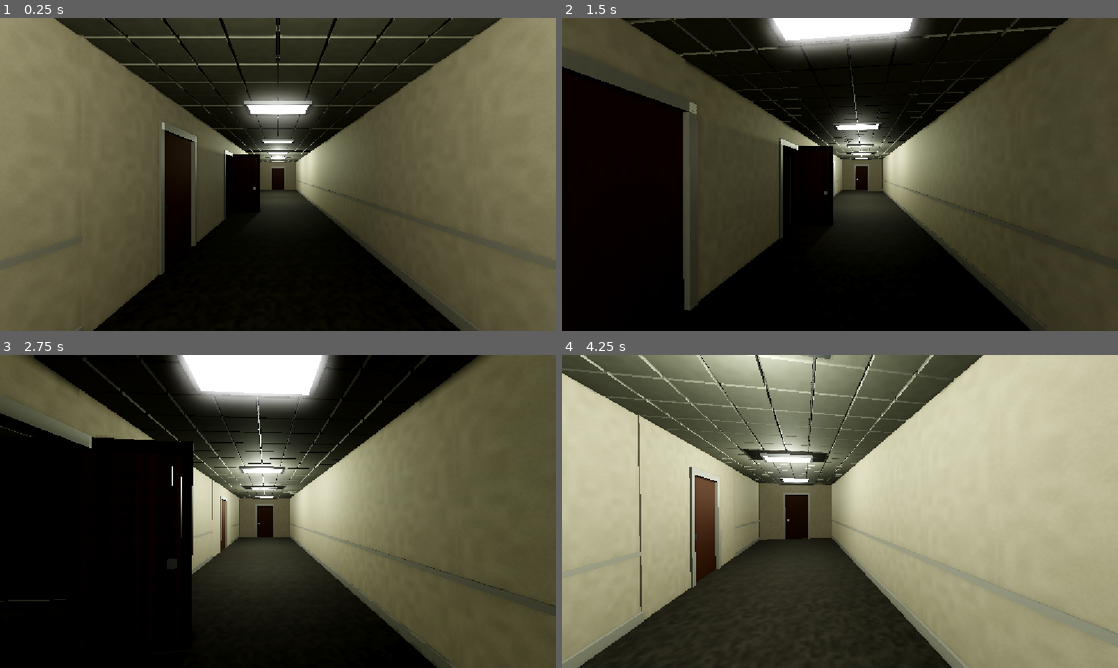
Above: before the commit, frames 1-4 (two rows, left to right).
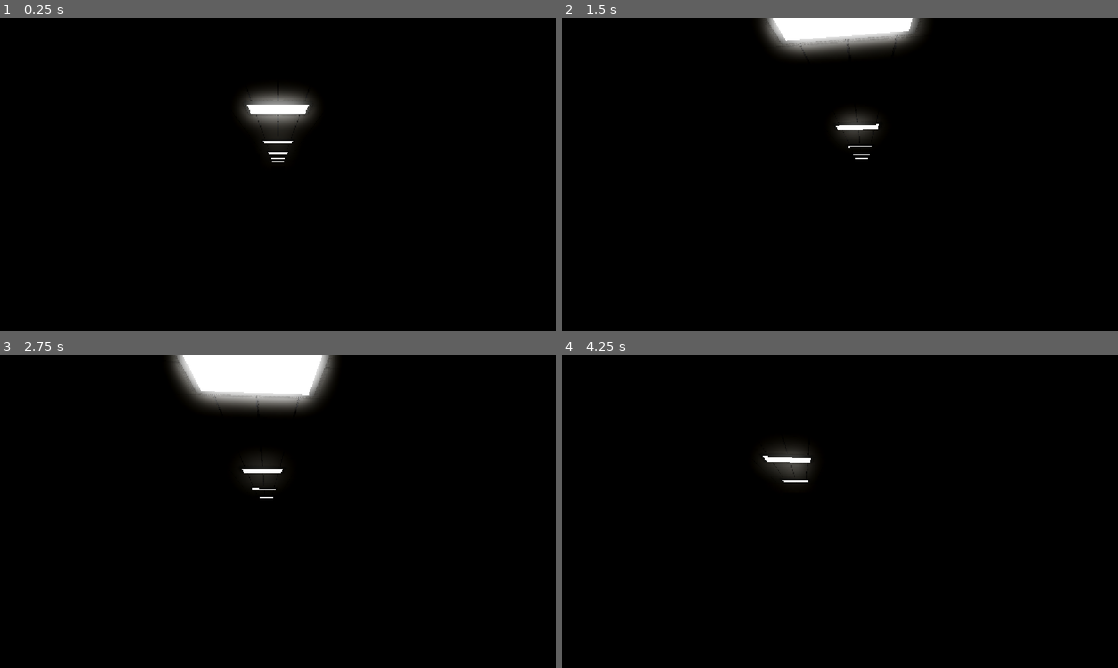
Above: after the commit, the same moments.

Repository: petrospe/floor-404
Game: Godot game, scene res://scenes/office_level.tscn
Two runs of this game, one before a commit and one after it. Both use one fixed random seed, a clock stepped at 60 frames per second and the inputs below.
Inputs (mouse positions are in pixels of both pictures, inside the frame that each line leads up to):
- Up to frame 1 (0.25 s): no input
- Up to frame 2 (1.5 s): tap Enter at 0.5 s; move the mouse to (867, 174) at 0.52 s; hold W from 0.53 s (still down); tap E at 0.6, 1.35 s; move the mouse to (812, 174) at 1.27 s
- Up to frame 3 (2.75 s): keep holding W; move the mouse to (289, 505) at 2.02 s; tap E at 2.1 s
- Up to frame 4 (4.25 s): keep holding W; move the mouse to (834, 517) at 2.77 s; tap E at 2.85, 3.6 s; move the mouse to (878, 514) at 3.52 s

The runs differ from the first frame. In frame 1, 77% of the frame differs, in the area x 0-100%, y 0-100%; in frame 2, 48%; in frame 3, 51%; in frame 4, 99%.

Commit message:
add new objects

Diff:
--- a/godot_project/scripts/elevator_doors.gd
+++ b/godot_project/scripts/elevator_doors.gd
@@ -10,13 +10,11 @@
 var _right_closed := Vector3.ZERO
 
 
-func build(floor_number: String) -> void:
+func build(floor_number: String, outside_z: float) -> void:
 	var steel := _material(Color(0.74, 0.75, 0.77), 0.22, 0.82)
 	var trim := _material(Color(0.55, 0.56, 0.58), 0.4, 0.65)
 	var wall := _material(Color(0.62, 0.63, 0.65), 0.7, 0.15)
-	var dark := _material(Color(0.12, 0.13, 0.14), 0.45, 0.3)
 	var lamp := _material(Color(0.9, 0.92, 0.9), 0.4, 0.0, Color(0.9, 0.95, 0.92), 4.0)
-	var display := _material(Color(0.05, 0.2, 0.12), 0.4, 0.0, Color(0.2, 0.85, 0.4), 2.2)
 
 	_mesh(Vector3(0.58, 1.5, 0.0), Vector3(1.16, 3.0, 0.12), wall)
 	_mesh(Vector3(3.42, 1.5, 0.0), Vector3(1.16, 3.0, 0.12), wall)
@@ -38,21 +36,17 @@
 	_blocker.position = Vector3(2.0, 1.18, 0.0)
 	add_child(_blocker)
 
-	var button := CollisionShape3D.new()
-	var plate := BoxShape3D.new()
-	plate.size = Vector3(0.22, 0.46, 0.08)
-	button.shape = plate
-	button.position = Vector3(3.28, 1.28, -0.08)
-	add_child(button)
-	_mesh(Vector3(3.28, 1.28, -0.09), Vector3(0.18, 0.42, 0.03), trim)
-	_mesh(Vector3(3.28, 1.42, -0.11), Vector3(0.1, 0.05, 0.012), display)
-	for row in range(3):
-		for col in range(2):
-			_mesh(
-				Vector3(3.24 + float(col) * 0.07, 1.16 + float(row) * 0.08, -0.11),
-				Vector3(0.035, 0.035, 0.012),
-				dark
-			)
+	# One call button on the corridor face of the right jamb.
+	var button := _material(Color(0.1, 0.1, 0.11), 0.35, 0.45)
+	var proud := 0.02 if outside_z > 0.0 else -0.02
+	_mesh(Vector3(3.18, 1.18, outside_z), Vector3(0.1, 0.16, 0.018), trim)
+	_mesh(Vector3(3.18, 1.18, outside_z + proud), Vector3(0.045, 0.045, 0.012), button)
+	var press := CollisionShape3D.new()
+	var press_box := BoxShape3D.new()
+	press_box.size = Vector3(0.12, 0.2, 0.06)
+	press.shape = press_box
+	press.position = Vector3(3.18, 1.18, outside_z)
+	add_child(press)
 
 	var number := Label3D.new()
 	number.text = floor_number
--- /dev/null
+++ b/godot_project/scripts/floor_exit.gd
@@ -0,0 +1,15 @@
+extends StaticBody3D
+## Upside-down red EXIT. Interacting fades out and leaves the floor.
+
+var _leaving := false
+
+
+func interact(_interactor: Node = null) -> void:
+	if _leaving:
+		return
+	_leaving = true
+	var overlay := FadeOverlay.find_or_create(get_tree())
+	if overlay != null:
+		await overlay.fade_to(1.0, 0.45)
+	if is_inside_tree():
+		get_tree().quit()
--- a/godot_project/scripts/office_level.gd
+++ b/godot_project/scripts/office_level.gd
@@ -18,12 +18,14 @@
 const TABLE := preload("res://models/office/table.glb")
 const ELEVATOR_DOORS := preload("res://scripts/elevator_doors.gd")
 const ELEVATOR_PANEL := preload("res://scripts/elevator_panel.gd")
+const FLOOR_EXIT := preload("res://scripts/floor_exit.gd")
 
 var _cells: Array[Vector2i] = []
 var _cell_set: Dictionary = {}
 var _concrete: Dictionary = {}
 var _expansion: Dictionary = {}
 var _tall: Dictionary = {}
+var _room_style: Dictionary = {}
 var _overrides: Dictionary = {}
 var _door_flags: Dictionary = {}
 var _geometry: Node3D
@@ -112,9 +114,17 @@
 func _build_shell() -> void:
 	for cell in _cells:
 		var origin := Vector3(cell.x * CELL, 0.0, cell.y * CELL)
-		var floor_scene: PackedScene = CONCRETE if _concrete.has(cell) else CARPET
-		_add(floor_scene, origin)
+		var style: StringName = _room_style.get(cell, &"")
+		if style == &"warm":
+			_tint_rough(_add(CARPET, origin), Color(0.4, 0.26, 0.16))
+		else:
+			var floor_scene: PackedScene = CONCRETE if _concrete.has(cell) or style == &"concrete" else CARPET
+			_add(floor_scene, origin)
 		var ceiling := _add(CEILING, origin)
+		if style == &"concrete":
+			_tint_rough(ceiling, Color(0.5, 0.54, 0.58))
+		elif style == &"warm":
+			_tint_rough(ceiling, Color(0.7, 0.58, 0.42))
 		if _tall.has(cell):
 			ceiling.position.y += 2.6
 
@@ -133,11 +143,11 @@
 				kind = "none" if _cell_set.has(neighbor) else "wall"
 			match kind:
 				"wall":
-					_place_module(WALL, canon_cell, canon_edge)
+					_tint_edge(_place_module(WALL, canon_cell, canon_edge), canon_cell, canon_edge)
 				"window":
-					_place_module(WINDOW, canon_cell, canon_edge)
+					_tint_edge(_place_module(WINDOW, canon_cell, canon_edge), canon_cell, canon_edge)
 				"door":
-					_place_door(canon_cell, canon_edge, key)
+					_tint_edge(_place_door(canon_cell, canon_edge, key), canon_cell, canon_edge)
 				"elevator":
 					pass
 				_:
@@ -154,6 +164,22 @@
 		panel.position = Vector3(cell.x * CELL + 2.0, fixture_y, cell.y * CELL + 2.0)
 		_geometry.add_child(panel)
 		var glow := panel.get_node(^"Glow") as OmniLight3D
+		var style: StringName = _room_style.get(cell, &"")
+		if style != &"":
+			if (cell.x + cell.y) % 2 == 1:
+				glow.visible = false
+				_dim_emissive(panel)
+				continue
+			glow.visible = true
+			glow.shadow_enabled = false
+			glow.omni_range = 12.0
+			if style == &"concrete":
+				glow.light_color = Color(0.6, 0.78, 1.0)
+				glow.light_energy = 1.0
+			else:
+				glow.light_color = Color(1.0, 0.73, 0.42)
+				glow.light_energy = 1.35
+			continue
 		if mode == 2:
 			glow.visible = false
 			_dim_emissive(panel)
@@ -200,6 +226,8 @@
 	_crt_room()
 	_build_elevators()
 	_furnish_half()
+	_scatter_reference_props()
+	_upside_down_exit(Vector3(4.0, 2.15, 227.78))
 
 
 func _break_room() -> void:
@@ -342,6 +370,91 @@
 	_mark(Vector2i(-6, 49), "n", "wall")
 	_mark(Vector2i(-6, 50), "n", "wall")
 	_mark(Vector2i(-6, 50), "e", "elevator")
+	_mark_perimeter_windows()
+	_assign_room_styles()
+
+
+func _mark_perimeter_windows() -> void:
+	# Pairs of night windows along the outer walls, same module as the office hall.
+	for cell in _cells:
+		if cell.x >= -6 and cell.x <= -5 and cell.y >= 24 and cell.y <= 26:
+			continue
+		# Spawn is the south end of the x = 0 corridor. Those walls stay solid.
+		if cell.x == 0 and cell.y <= 5:
+			continue
+		for edge in EDGES:
+			if _cell_set.has(cell + _delta(edge)):
+				continue
+			var kind := _kind_on(cell, edge)
+			if kind == "door" or kind == "elevator" or kind == "window":
+				continue
+			var along := cell.y if edge == "e" or edge == "w" else cell.x
+			if posmod(along, 5) > 1:
+				continue
+			_mark(cell, edge, "window")
+
+
+func _assign_room_styles() -> void:
+	var seen: Dictionary = {}
+	for cell in _cells:
+		if _skip_furnish(cell) or seen.has(cell):
+			continue
+		var room: Array[Vector2i] = []
+		var stack: Array[Vector2i] = [cell]
+		seen[cell] = true
+		while not stack.is_empty():
+			var here: Vector2i = stack.pop_back()
+			room.append(here)
+			for edge in EDGES:
+				if _kind_on(here, edge) != "none":
+					continue
+				var nxt: Vector2i = here + _delta(edge)
+				if _skip_furnish(nxt) or seen.has(nxt) or not _cell_set.has(nxt):
+					continue
+				seen[nxt] = true
+				stack.append(nxt)
+		var origin := _room_min(room)
+		var band := posmod(origin.x * 3 + origin.y, 7)
+		var style := &""
+		if band == 0:
+			style = &"concrete"
+		elif band == 3:
+			style = &"warm"
+		if style == &"":
+			continue
+		for item in room:
+			var here: Vector2i = item
+			_room_style[here] = style
+			if style == &"concrete":
+				_concrete[here] = true
+
+
+func _tint_edge(node: Node, cell: Vector2i, edge: String) -> void:
+	var style: StringName = _room_style.get(cell, &"")
+	if style == &"":
+		style = _room_style.get(cell + _delta(edge), &"")
+	if style == &"concrete":
+		_tint_rough(node, Color(0.58, 0.64, 0.7))
+	elif style == &"warm":
+		_tint_rough(node, Color(0.78, 0.66, 0.48))
+
+
+func _tint_rough(node: Node, color: Color) -> void:
+	if node is MeshInstance3D:
+		var mesh_node := node as MeshInstance3D
+		var mesh := mesh_node.mesh
+		if mesh != null:
+			for surface in mesh.get_surface_count():
+				var source := mesh_node.get_active_material(surface)
+				if source is StandardMaterial3D:
+					var material := source as StandardMaterial3D
+					if material.metallic < 0.45 and material.roughness > 0.4 and not material.emission_enabled:
+						var painted := material.duplicate() as StandardMaterial3D
+						painted.albedo_color = color
+						painted.albedo_texture = null
+						mesh_node.set_surface_override_material(surface, painted)
+	for child in node.get_children():
+		_tint_rough(child, color)
 
 
 func _partition_south_offices() -> void:
@@ -544,11 +657,11 @@
 func _build_elevators() -> void:
 	var first = ELEVATOR_DOORS.new()
 	first.name = "ElevatorA"
-	first.build("04")
+	first.build("04", -0.12)
 	_place_node(first, Vector2i(5, 2), "e")
 	var second = ELEVATOR_DOORS.new()
 	second.name = "ElevatorB"
-	second.build("05")
+	second.build("05", 0.12)
 	_place_node(second, Vector2i(-6, 50), "e")
 	var marker_a := _elevator_marker("RideA", Vector3(26.5, 0.05, 10.0), PI * 0.5)
 	var marker_b := _elevator_marker("RideB", Vector3(-22.5, 0.05, 202.0), -PI * 0.5)
@@ -934,13 +1047,10 @@
 
 
 func _meeting_room() -> void:
-	var wood := _mat(Color(0.45, 0.32, 0.2), 0.55)
-	_solid("MeetTable", Vector3(12.0, 0.76, 134.0), Vector3(1.3, 0.06, 6.4), wood)
-	_solid("MeetLeg", Vector3(12.0, 0.38, 131.4), Vector3(0.08, 0.76, 0.08), _metal_mat)
-	_solid("MeetLeg", Vector3(12.0, 0.38, 136.6), Vector3(0.08, 0.76, 0.08), _metal_mat)
+	_conference_table(Vector3(12.0, 0.0, 134.0))
 	for z in [131.2, 134.0, 136.8]:
-		_office_chair(_geometry, Vector3(10.85, 0.0, z), PI * 0.5)
-		_office_chair(_geometry, Vector3(13.15, 0.0, z), -PI * 0.5)
+		_task_chair(Vector3(10.85, 0.0, z), PI * 0.5)
+		_task_chair(Vector3(13.15, 0.0, z), -PI * 0.5)
 	var bezel := _mat(Color(0.05, 0.05, 0.06), 0.4, 0.3)
 	var screen := _mat(Color(0.01, 0.02, 0.03), 0.12, 0.0, Color(0.05, 0.08, 0.12), 0.35)
 	_solid("MeetScreen", Vector3(15.9, 1.65, 134.0), Vector3(0.06, 1.15, 2.3), bezel)
@@ -1054,7 +1164,7 @@
 	return node
 
 
-func _place_door(cell: Vector2i, edge: String, key: String) -> void:
+func _place_door(cell: Vector2i, edge: String, key: String) -> Node3D:
 	var node := DOOR.instantiate() as Node3D
 	var flags: Dictionary = _door_flags.get(key, {})
 	var leaf := node.find_child("Door", true, false) as Door
@@ -1081,6 +1191,7 @@
 	node.position = pos
 	node.rotation.y = rot
 	_geometry.add_child(node)
+	return node
 
 
 func _add(packed: PackedScene, origin: Vector3) -> Node3D:
@@ -1214,6 +1325,9 @@
 	var placed := 0
 	for index in rooms.size():
 		if index % 2 == 1:
+			# A share of the bare rooms becomes an office with a computer.
+			if posmod(index, 4) == 1:
+				_furnish_room(rooms[index], 2 if posmod(index, 8) == 1 else 3)
 			continue
 		_furnish_room(rooms[index], placed)
 		placed += 1
@@ -1479,6 +1593,186 @@
 	_geometry.add_child(led)
 
 
+func _scatter_reference_props() -> void:
+	_potted_tree(Vector3(6.2, 0.0, 63.6))
+	_broadleaf_plant(Vector3(8.75, 0.0, 26.3))
+	_metal_shelf(Vector3(-7.72, 0.0, 66.2), PI * 0.5)
+	_office_copier(Vector3(15.52, 0.0, 26.5), -PI * 0.5)
+	_filing_cabinet(Vector3(-15.62, 0.0, 67.4), PI * 0.5)
+
+
+func _potted_tree(at: Vector3) -> void:
+	var root := Node3D.new()
+	root.name = "PottedTree"
+	root.position = at
+	_geometry.add_child(root)
+	var pot := _mat(Color(0.07, 0.07, 0.08), 0.55)
+	var bark := _mat(Color(0.4, 0.25, 0.14), 0.78)
+	var leaf := _mat(Color(0.15, 0.4, 0.14), 0.72)
+	var shade := _mat(Color(0.1, 0.28, 0.1), 0.75)
+	_cylinder(root, Vector3(0.0, 0.16, 0.0), 0.16, 0.13, 0.32, pot)
+	_cylinder(root, Vector3(0.0, 0.85, 0.0), 0.04, 0.065, 1.2, bark)
+	_sphere(root, Vector3(0.0, 1.72, 0.0), 0.42, leaf)
+	_sphere(root, Vector3(0.3, 1.55, 0.1), 0.28, shade)
+	_sphere(root, Vector3(-0.28, 1.58, -0.08), 0.3, leaf)
+	_sphere(root, Vector3(0.06, 1.98, -0.14), 0.24, shade)
+	_sphere(root, Vector3(-0.08, 1.86, 0.24), 0.22, leaf)
+
+
+func _broadleaf_plant(at: Vector3) -> void:
+	var root := Node3D.new()
+	root.name = "Broadleaf"
+	root.position = at
+	_geometry.add_child(root)
+	var pot := _mat(Color(0.07, 0.07, 0.08), 0.55)
+	var leaf := _mat(Color(0.2, 0.5, 0.2), 0.55)
+	var stripe := _mat(Color(0.78, 0.84, 0.55), 0.5)
+	_cylinder(root, Vector3(0.0, 0.1, 0.0), 0.11, 0.09, 0.2, pot)
+	for i in 7:
+		var stem := Node3D.new()
+		stem.rotation.y = float(i) * TAU / 7.0
+		stem.rotation.z = deg_to_rad(-16.0 - float(i % 3) * 7.0)
+		root.add_child(stem)
+		_bit(stem, Vector3(0.0, 0.52, 0.0), Vector3(0.11, 0.72, 0.012), leaf)
+		_bit(stem, Vector3(0.0, 0.52, 0.008), Vector3(0.03, 0.55, 0.006), stripe)
+
+
+func _metal_shelf(at: Vector3, yaw: float) -> void:
+	var root := Node3D.new()
+	root.name = "MetalShelf"
+	root.position = at
+	root.rotation.y = yaw
+	_geometry.add_child(root)
+	var steel := _mat(Color(0.76, 0.77, 0.79), 0.28, 0.86)
+	var board := _mat(Color(0.62, 0.46, 0.28), 0.62)
+	for side in [-0.44, 0.44]:
+		for depth in [-0.16, 0.16]:
+			_part(root, Vector3(side, 0.9, depth), Vector3(0.028, 1.8, 0.028), steel)
+	for i in 5:
+		_part(root, Vector3(0.0, 0.08 + float(i) * 0.4, 0.0), Vector3(0.9, 0.022, 0.36), board)
+
+
+func _office_copier(at: Vector3, yaw: float) -> void:
+	var root := Node3D.new()
+	root.name = "Copier"
+	root.position = at
+	root.rotation.y = yaw
+	_geometry.add_child(root)
+	var body := _mat(Color(0.9, 0.91, 0.92), 0.38)
+	var dark := _mat(Color(0.16, 0.18, 0.22), 0.45)
+	var screen := _mat(Color(0.04, 0.08, 0.12), 0.2, 0.0, Color(0.25, 0.5, 0.75), 0.9)
+	_part(root, Vector3(0.0, 0.48, 0.0), Vector3(0.72, 0.9, 0.64), body)
+	_part(root, Vector3(0.0, 1.02, -0.04), Vector3(0.66, 0.2, 0.5), dark)
+	_bit(root, Vector3(0.16, 1.08, 0.24), Vector3(0.18, 0.12, 0.012), screen)
+	_bit(root, Vector3(-0.2, 0.92, 0.3), Vector3(0.3, 0.02, 0.18), body)
+	for i in 3:
+		_bit(root, Vector3(0.2, 0.22 + float(i) * 0.16, 0.33), Vector3(0.28, 0.01, 0.008), dark)
+
+
+func _filing_cabinet(at: Vector3, yaw: float) -> void:
+	var root := Node3D.new()
+	root.name = "FilingCabinet"
+	root.position = at
+	root.rotation.y = yaw
+	_geometry.add_child(root)
+	var grey := _mat(Color(0.68, 0.69, 0.71), 0.38, 0.12)
+	var line := _mat(Color(0.32, 0.33, 0.35), 0.45)
+	_part(root, Vector3(0.0, 0.52, 0.0), Vector3(0.46, 1.02, 0.58), grey)
+	for i in 3:
+		_bit(root, Vector3(0.0, 0.28 + float(i) * 0.3, 0.3), Vector3(0.36, 0.012, 0.008), line)
+	_bit(root, Vector3(0.16, 0.9, 0.3), Vector3(0.025, 0.018, 0.01), _metal_mat)
+
+
+func _conference_table(at: Vector3) -> void:
+	var root := Node3D.new()
+	root.name = "ConferenceTable"
+	root.position = at
+	_geometry.add_child(root)
+	var grey := _mat(Color(0.62, 0.64, 0.66), 0.38, 0.04)
+	var stripe := _mat(Color(0.46, 0.28, 0.16), 0.5)
+	var leg := _mat(Color(0.34, 0.36, 0.38), 0.32, 0.65)
+	_part(root, Vector3(0.0, 0.76, 0.0), Vector3(1.4, 0.05, 6.2), grey)
+	_part(root, Vector3(0.0, 0.79, 0.0), Vector3(0.14, 0.012, 5.5), stripe)
+	for end_z in [-2.55, 2.55]:
+		_splayed_leg(root, Vector3(-0.18, 0.0, end_z), -0.55, leg)
+		_splayed_leg(root, Vector3(0.18, 0.0, end_z), 0.55, leg)
+
+
+func _splayed_leg(parent: Node3D, foot: Vector3, top_x: float, material: Material) -> void:
+	var top := Vector3(top_x, 0.74, foot.z)
+	var delta := top - foot
+	var mesh_node := MeshInstance3D.new()
+	mesh_node.position = (top + foot) * 0.5
+	mesh_node.rotation.z = atan2(-delta.x, delta.y)
+	var box := BoxMesh.new()
+	box.size = Vector3(0.04, delta.length(), 0.05)
+	mesh_node.mesh = box
+	mesh_node.material_override = material
+	parent.add_child(mesh_node)
+
+
+func _task_chair(at: Vector3, yaw: float) -> void:
+	var root := Node3D.new()
+	root.name = "TaskChair"
+	root.position = at
+	root.rotation.y = yaw
+	_geometry.add_child(root)
+	var cloth := _mat(Color(0.12, 0.13, 0.15), 0.72)
+	var base := _mat(Color(0.2, 0.21, 0.22), 0.32, 0.7)
+	_part(root, Vector3(0.0, 0.48, 0.02), Vector3(0.46, 0.07, 0.46), cloth)
+	_part(root, Vector3(0.0, 0.74, -0.16), Vector3(0.44, 0.4, 0.06), cloth)
+	_part(root, Vector3(-0.24, 0.58, 0.02), Vector3(0.03, 0.18, 0.04), base)
+	_part(root, Vector3(0.24, 0.58, 0.02), Vector3(0.03, 0.18, 0.04), base)
+	_bit(root, Vector3(-0.24, 0.68, 0.04), Vector3(0.05, 0.025, 0.24), cloth)
+	_bit(root, Vector3(0.24, 0.68, 0.04), Vector3(0.05, 0.025, 0.24), cloth)
+	_part(root, Vector3(0.0, 0.28, 0.0), Vector3(0.06, 0.32, 0.06), base)
+	for i in range(5):
+		var caster := Node3D.new()
+		caster.rotation.y = float(i) * TAU / 5.0
+		root.add_child(caster)
+		_bit(caster, Vector3(0.0, 0.08, 0.16), Vector3(0.03, 0.02, 0.28), base)
+		_bit(caster, Vector3(0.0, 0.045, 0.28), Vector3(0.045, 0.04, 0.05), base)
+
+
+func _sphere(parent: Node3D, origin: Vector3, radius: float, material: Material) -> void:
+	var mesh_node := MeshInstance3D.new()
+	mesh_node.position = origin
+	var sphere := SphereMesh.new()
+	sphere.radius = radius
+	sphere.height = radius * 2.0
+	sphere.radial_segments = 16
+	sphere.rings = 8
+	mesh_node.mesh = sphere
+	mesh_node.material_override = material
+	parent.add_child(mesh_node)
+
+
+func _upside_down_exit(at: Vector3) -> void:
+	var sign = FLOOR_EXIT.new()
+	sign.name = "UpsideDownExit"
+	sign.position = at
+	var label := Label3D.new()
+	label.text = "EXIT"
+	label.pixel_size = 0.006
+	label.font_size = 120
+	label.modulate = Color(0.92, 0.03, 0.04)
+	label.outline_modulate = Color(0.4, 0.0, 0.0)
+	label.outline_size = 12
+	label.rotation = Vector3(0.0, PI, PI)
+	sign.add_child(label)
+	var collision := CollisionShape3D.new()
+	var box := BoxShape3D.new()
+	box.size = Vector3(1.35, 0.42, 0.1)
+	collision.shape = box
+	sign.add_child(collision)
+	var glow := OmniLight3D.new()
+	glow.light_color = Color(1.0, 0.12, 0.08)
+	glow.light_energy = 0.8
+	glow.omni_range = 2.4
+	sign.add_child(glow)
+	_geometry.add_child(sign)
+
+
 func _exit_sign(at: Vector3) -> void:
 	var sign := Label3D.new()
 	sign.name = "ExitSign"
